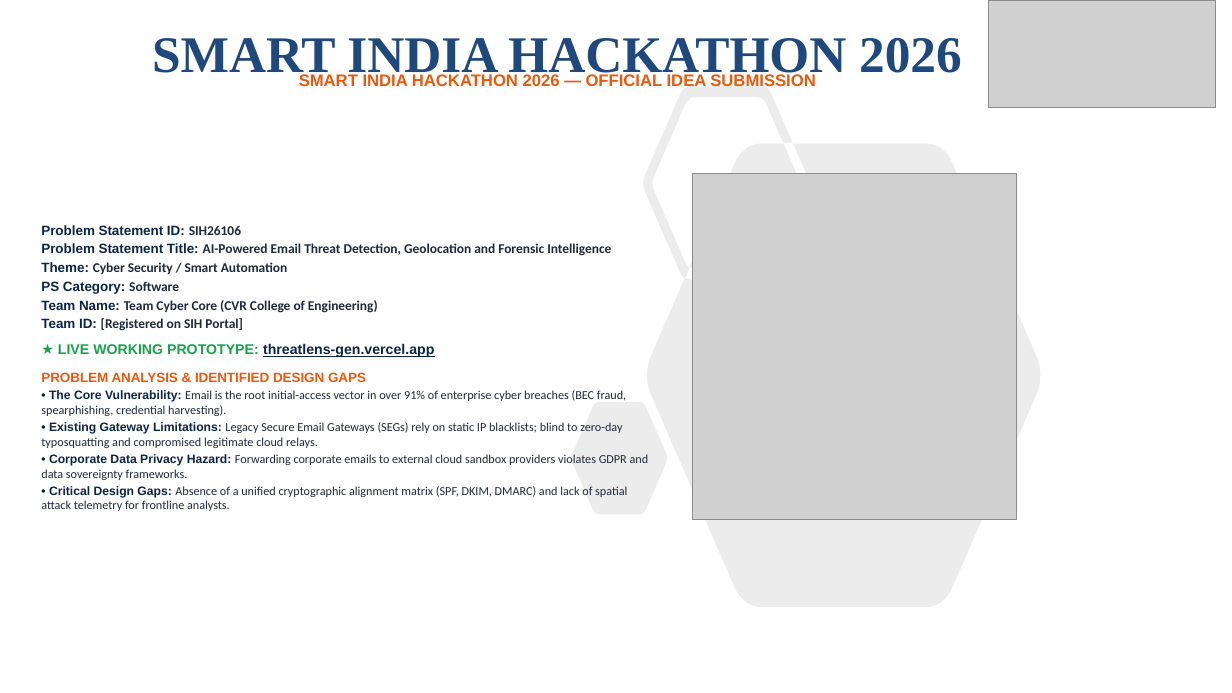
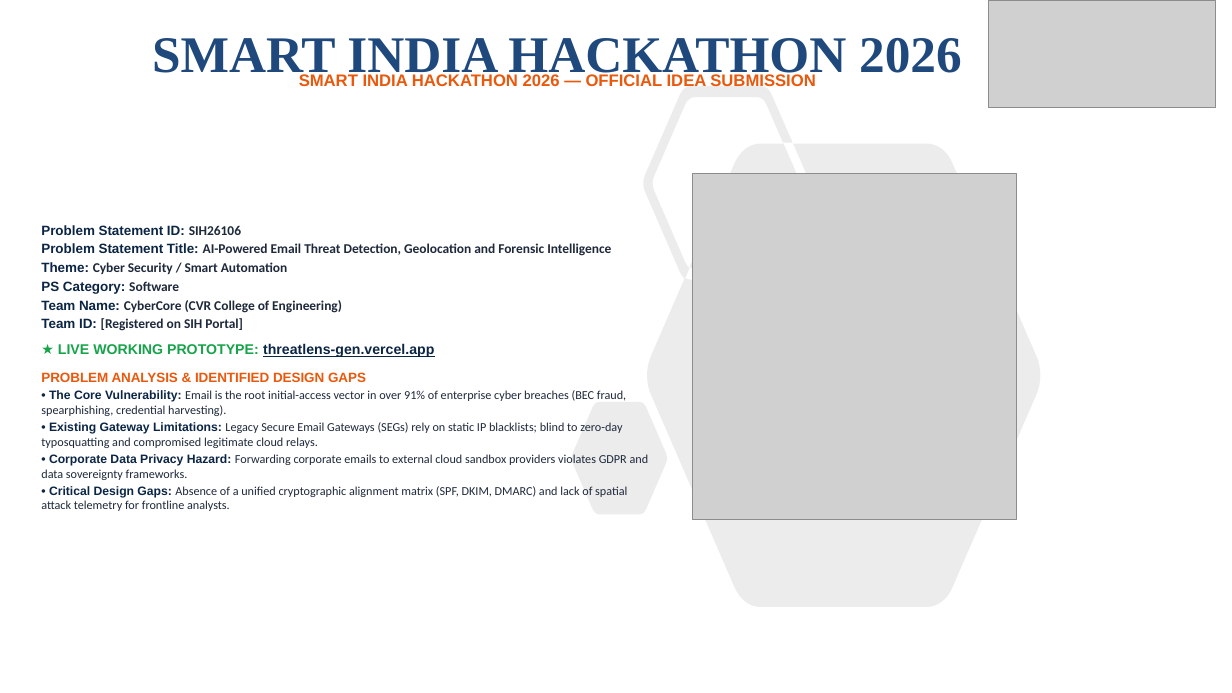
Before and after one commit to viswakpullepu/threatlens, a slide deck: slide 1 of SIH2026_ThreatLens_AI_Official_Submission.pptx. Drawn at 1232x693 pixels with LibreOffice and Linux fonts; fonts in the diff are those of the drawing; grey boxes stand for pictures. Boxes give left, top, right and bottom in pixels: in the first picture for what was removed or moved away, otherwise in the second. Text is boxed around its words. In the diff, an @@ line names an element or a change of style, - is before the commit and + after.

Commit message:
fix: update team name to CyberCore across all slides

```diff
--- a/SIH2026_ThreatLens_AI_Official_Submission.pptx
+++ b/SIH2026_ThreatLens_AI_Official_Submission.pptx
@@ text at <box>41,300,342,313</box>: text changed @@
-Team Name: Team Cyber Core (CVR College of Engineering)
+Team Name: CyberCore (CVR College of Engineering)
```
Also in this commit, not shown: 5 other slides changed, 1 other file.
